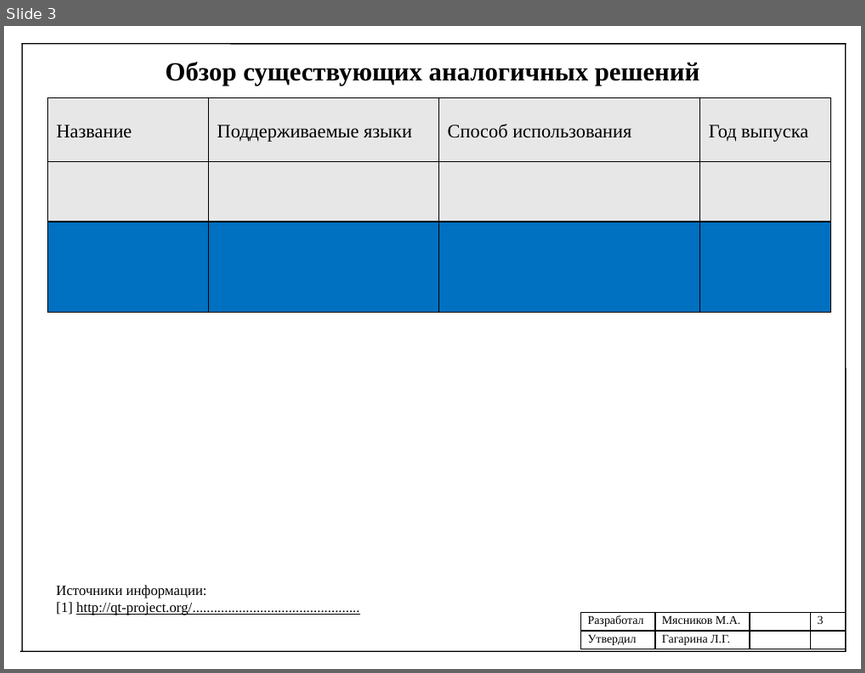
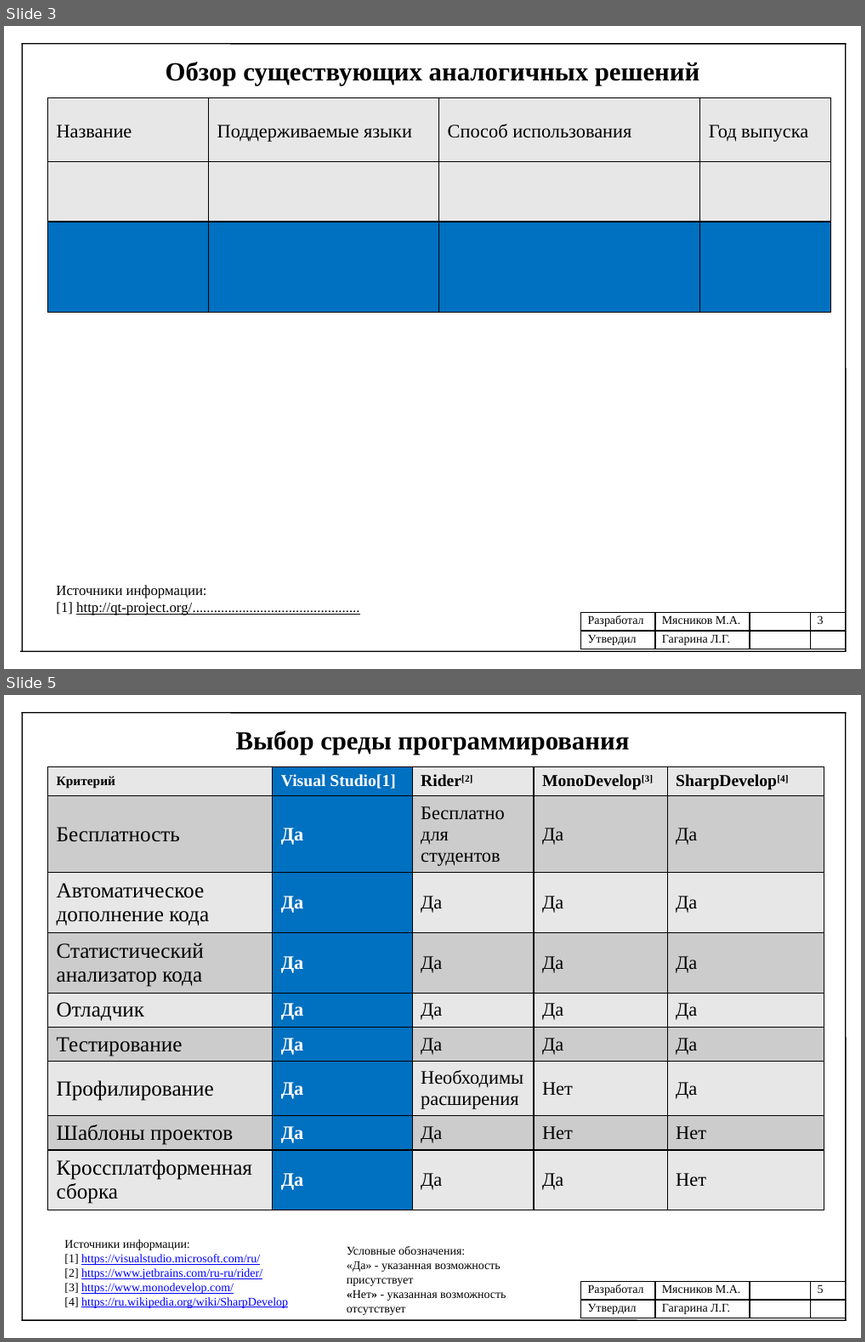
Before and after one commit to mJaJksJ/VCR, a slide deck: УП-Презентация.pptx. Shown one above the other, each under a label of ours: slide 3 before the commit, slides 3 and 5 after it; the slides between them are not shown. The pictures are 865x673 and 865x1342 pixels, drawn with LibreOffice and Linux fonts; fonts in the diff are those of the drawing. Boxes give left, top, right and bottom in pixels: in the first picture for what was removed or moved away, otherwise in the second. Text is boxed around its words. In the diff, an @@ line names an element or a change of style, - is before the commit and + after.

```diff
--- a/УП-Презентация.pptx
+++ b/УП-Презентация.pptx
@@ slide 5 added at [4,695,861,1338], background #FFFFFF @@
@@ line added from (22, 713) to (22, 1320), #000000 1 pt @@
@@ line added from (22, 713) to (846, 713), #000000 1 pt @@
@@ line added from (846, 713) to (846, 1320), #000000 1 pt @@
@@ text added at [236,731,629,755], 22 pt, text #000000, bold @@
+Выбор среды программирования
@@ table added at [47,767,824,1210], 9 rows, 5 columns @@
+Критерий | Visual Studio[1] | Rider[2] | MonoDevelop[3] | SharpDevelop[4]
+Бесплатность | Да | Бесплатно для студентов | Да | Да
+Автоматическое дополнение кода | Да | Да | Да | Да
+Статистический анализатор кода | Да | Да | Да | Да
+Отладчик | Да | Да | Да | Да
+Тестирование | Да | Да | Да | Да
+Профилирование | Да | Необходимы расширения | Нет | Да
+Шаблоны проектов | Да | Да | Нет | Нет
+Кроссплатформенная сборка | Да | Да | Да | Нет
@@ text added at [64,1239,288,1308], 10 pt, text #0000FF, underline @@
+Источники информации:
+[1] https://visualstudio.microsoft.com/ru/
+[2] https://www.jetbrains.com/ru-ru/rider/
+[3] https://www.monodevelop.com/
+[4] https://ru.wikipedia.org/wiki/SharpDevelop
@@ text added at [347,1246,506,1315], 10 pt, text #000000 @@
+Условные обозначения:
+«Да» - указанная возможность присутствует
+«Нет» - указанная возможность отсутствует
@@ table added at [580,1281,846,1320], 2 rows, 4 columns @@
+Разработал | Мясников М.А. |  | 5
+Утвердил | Гагарина Л.Г. |  | 
@@ line added from (22, 1320) to (846, 1320), #000000 1 pt @@
```
Also in this commit, not shown: 3 slides changed, 2 other files.
